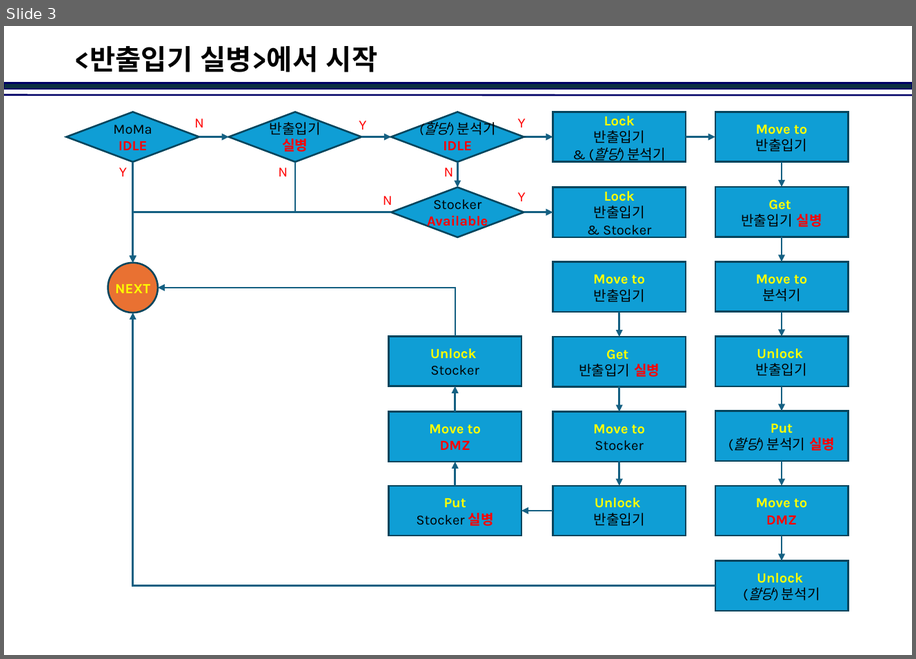
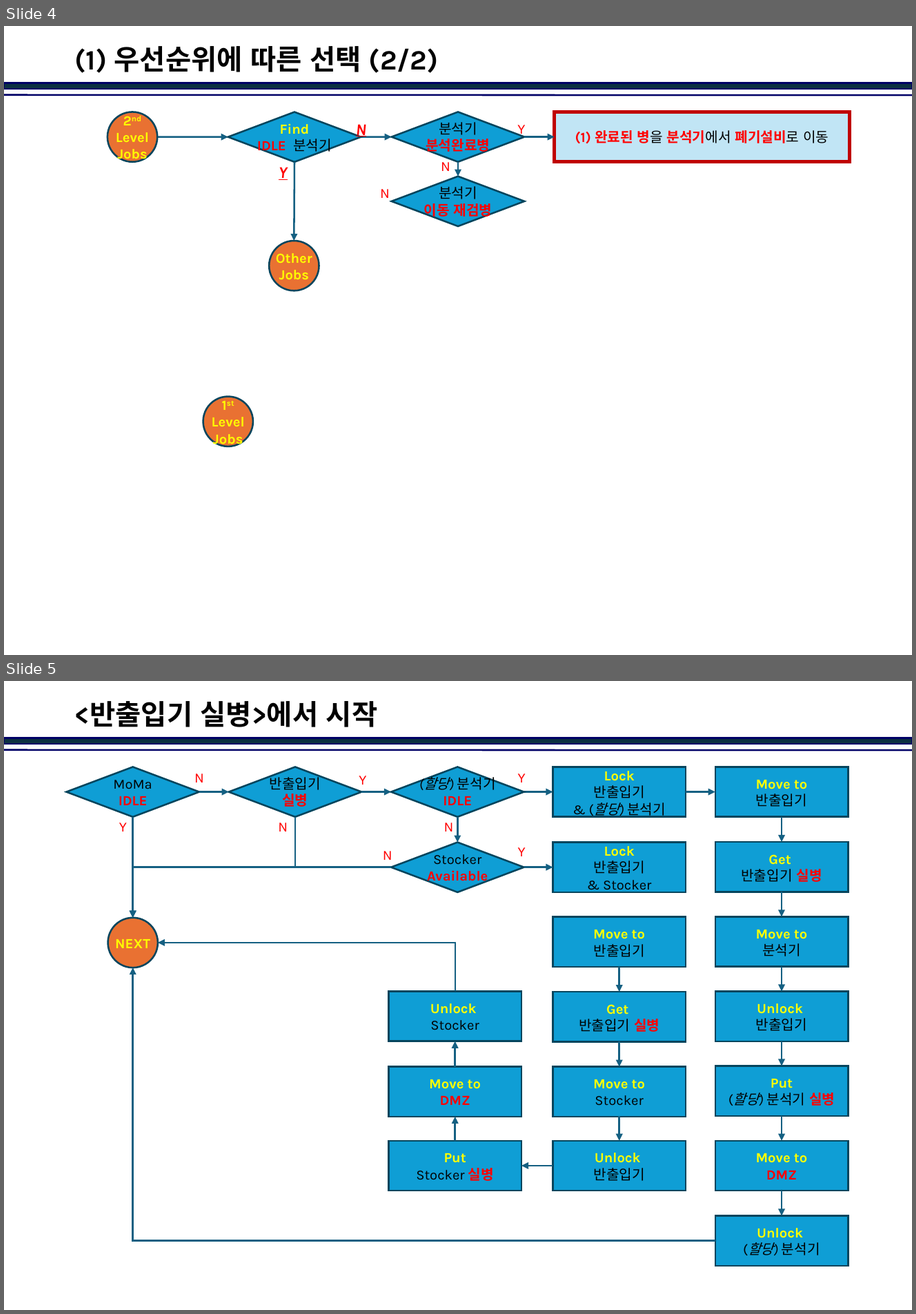
Before and after one commit to jinkabpark/SamickThk_Analysis, a slide deck: 허종원/Dispatcher in Action.pptx. Shown one above the other, each under a label of ours: slide 3 before the commit, slides 4 and 5 after it. The pictures are 916x659 and 916x1314 pixels, drawn with LibreOffice and Linux fonts; fonts in the diff are those of the drawing; background and template pictures are left out. Boxes give left, top, right and bottom in pixels: in the first picture for what was removed or moved away, otherwise in the second. Text is boxed around its words. In the diff, an @@ line names an element or a change of style, - is before the commit and + after.

```diff
--- a/허종원/Dispatcher in Action.pptx
+++ b/허종원/Dispatcher in Action.pptx
@@ slide 4 added at [4, 26, 912, 655], background #FFFFFF; not listed: 2 template elements that a slide beside it also shows @@
@@ title added at [75, 46, 438, 73], 24 pt, text #000000, bold @@
+(1) 우선순위에 따른 선택 (2/2)
@@ ellipse added at [107, 112, 157, 162], fill #E97132, outline #07455D 1.5 pt, 12 pt, text #FFFF00, bold @@
+2nd
+Level
+Jobs
@@ diamond added at [228, 112, 361, 163], fill #0F9ED5, outline #07455D 1.5 pt, 12 pt, text #FFFF00, bold @@
+Find
+IDLE 분석기
@@ text added at [356, 124, 366, 139], 14 pt, text #FF0000, bold, italic, underline @@
+N
@@ diamond added at [391, 112, 525, 162], fill #0F9ED5, outline #07455D 1.5 pt, 12 pt, text #FF0000, bold @@
+분석기
+분석완료병
@@ text added at [517, 125, 525, 138], 12 pt, text #FF0000 @@
+Y
@@ rectangle added at [555, 112, 850, 162], fill #C1E5F5, outline #C00000 3 pt, 12 pt, text #FF0000, bold @@
+(1) 완료된 병을 분석기에서 폐기설비로 이동
@@ arrow added from (157, 136) to (228, 136), #156082 1.5 pt @@
@@ arrow added from (361, 136) to (391, 136), #156082 1.5 pt @@
@@ arrow added from (525, 136) to (555, 136), #156082 1.5 pt @@
@@ text added at [279, 167, 288, 180], 14 pt, text #FF0000, bold, italic, underline @@
+Y
@@ arrow added from (295, 162) to (294, 241), #156082 1.5 pt @@
@@ text added at [441, 158, 450, 171], 12 pt, text #FF0000 @@
+N
@@ arrow added from (459, 162) to (459, 176), #156082 1.5 pt @@
@@ text added at [380, 189, 390, 201], 12 pt, text #FF0000 @@
+N
@@ diamond added at [391, 176, 525, 226], fill #0F9ED5, outline #07455D 1.5 pt, 12 pt, text #FF0000, bold @@
+분석기
+이동 재검병
@@ ellipse added at [269, 241, 319, 291], fill #E97132, outline #07455D 1.5 pt, 12 pt, text #FFFF00, bold @@
+Other
+Jobs
@@ ellipse added at [203, 397, 254, 447], fill #E97132, outline #07455D 1.5 pt, 12 pt, text #FFFF00, bold @@
+1st
+Level
+Jobs
@@ what was slide 3 is now slide 5 @@
```
Also in this commit, not shown: 2 slides changed, 1 other slide added.
